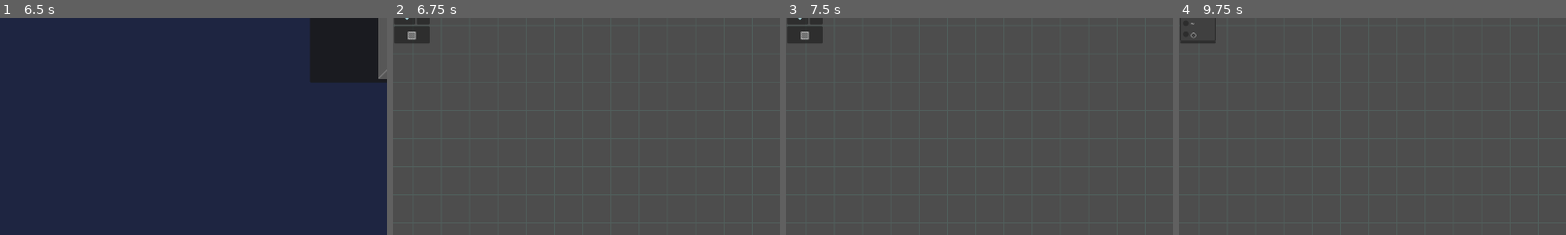
Above: before the commit, frames 1-4 (left to right).
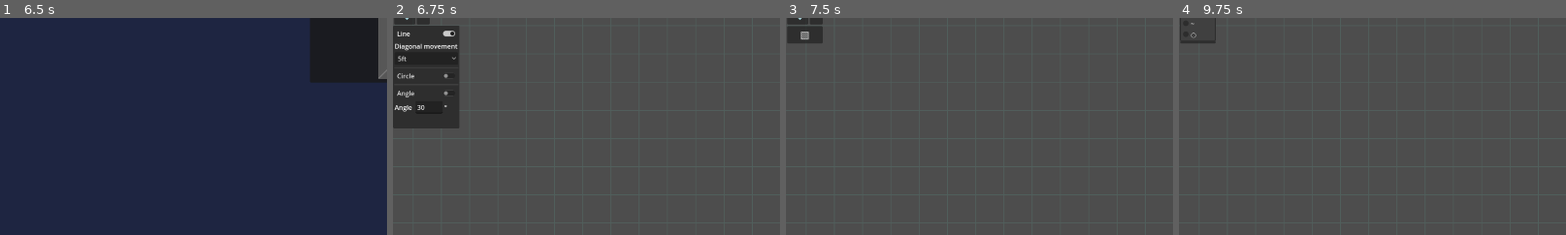
Above: after the commit, the same moments.

Repository: Khazlor/Open-VTT
Game: Godot game, scene res://scenes/main_menu.tscn
Two runs of this game, one before a commit and one after it. Both use one fixed random seed, a clock stepped at 60 frames per second and the inputs below.
Inputs (mouse positions are % of the whole screen's width and height, from its top left):
- Up to frame 1 (6.5 s): click "Campaigns" at 0.5 s; click "➔" at 1.25 s; click "Maps" at 2 s; click "Characters" at 2.75 s; click "Monsters" at 3.5 s; click "O" at 4.25 s; click "Campaigns" at 5 s; click "+" at 5.75 s
- Up to frame 2 (6.75 s): click (50, 19) at 6.5 s
- Up to frame 3 (7.5 s): click (95, 98) at 7.27 s; type "Alex" at 7.35 s
- Up to frame 4 (9.75 s): click "▦" at 8 s; click "➤" at 8.75 s; click "▧" at 9.5 s
The pictures show only the part of the screen within x 0-50%, y 16-66%; the shares and areas given below are measured in that part.

Frame 1 is identical in both runs. In frame 2, 6.9% of the frame differs, in the area x 0-18%, y 3-51%; in frame 3, less than 0.1%; in frame 4, less than 0.1%.

Commit message:
angle measurements

Diff:
--- a/Godot/UI/map_tools.tscn
+++ b/Godot/UI/map_tools.tscn
@@ -119,13 +119,14 @@
 [node name="MeasurePopupPanel" type="PopupPanel" parent="MarginContainer/VBoxContainer"]
 title = "Snap Settings"
 position = Vector2i(0, 190)
-size = Vector2i(165, 234)
+size = Vector2i(165, 254)
+visible = true
 
 [node name="VBoxContainer" type="VBoxContainer" parent="MarginContainer/VBoxContainer/MeasurePopupPanel"]
 offset_left = 4.0
 offset_top = 4.0
 offset_right = 161.0
-offset_bottom = 246.0
+offset_bottom = 250.0
 
 [node name="MeasureLineRadio" type="CheckButton" parent="MarginContainer/VBoxContainer/MeasurePopupPanel/VBoxContainer"]
 layout_mode = 2
@@ -164,13 +165,21 @@
 button_group = ExtResource("2_p381y")
 text = "Angle"
 
-[node name="MeasureAngleLabel3" type="Label" parent="MarginContainer/VBoxContainer/MeasurePopupPanel/VBoxContainer"]
-layout_mode = 2
-text = "Angle"
-
-[node name="MeasureAngleLabel2" type="Label" parent="MarginContainer/VBoxContainer/MeasurePopupPanel/VBoxContainer"]
-layout_mode = 2
-text = "Angle"
+[node name="HBoxContainer" type="HBoxContainer" parent="MarginContainer/VBoxContainer/MeasurePopupPanel/VBoxContainer"]
+layout_mode = 2
+
+[node name="MeasureAngleLabel3" type="Label" parent="MarginContainer/VBoxContainer/MeasurePopupPanel/VBoxContainer/HBoxContainer"]
+layout_mode = 2
+text = "Angle "
+
+[node name="MeasureAngleLineEdit" type="LineEdit" parent="MarginContainer/VBoxContainer/MeasurePopupPanel/VBoxContainer/HBoxContainer"]
+custom_minimum_size = Vector2(50, 30)
+layout_mode = 2
+text = "30"
+
+[node name="MeasureAngleLabel2" type="Label" parent="MarginContainer/VBoxContainer/MeasurePopupPanel/VBoxContainer/HBoxContainer"]
+layout_mode = 2
+text = "°"
 
 [node name="Button3" type="Button" parent="MarginContainer/VBoxContainer"]
 layout_mode = 2
@@ -224,6 +233,7 @@
 [connection signal="item_selected" from="MarginContainer/VBoxContainer/MeasurePopupPanel/VBoxContainer/SnapFractionOptionButton" to="." method="_on_snap_fraction_option_button_item_selected"]
 [connection signal="toggled" from="MarginContainer/VBoxContainer/MeasurePopupPanel/VBoxContainer/MeasureCircleRadio" to="." method="_on_measure_circle_radio_toggled"]
 [connection signal="toggled" from="MarginContainer/VBoxContainer/MeasurePopupPanel/VBoxContainer/MeasureAngleRadio" to="." method="_on_measure_angle_radio_toggled"]
+[connection signal="text_changed" from="MarginContainer/VBoxContainer/MeasurePopupPanel/VBoxContainer/HBoxContainer/MeasureAngleLineEdit" to="." method="_on_line_edit_text_changed"]
 [connection signal="focus_entered" from="MarginContainer2/VBoxContainer/SpinBox" to="." method="_on_spin_box_focus_entered"]
 [connection signal="value_changed" from="MarginContainer2/VBoxContainer/SpinBox" to="." method="_on_spin_box_value_changed"]
 [connection signal="popup_closed" from="MarginContainer2/VBoxContainer/ColorPickerButton" to="." method="_on_color_picker_button_popup_closed"]
--- /dev/null
+++ b/Godot/componens/CustomArc.gd
@@ -0,0 +1,37 @@
+extends Control
+
+class_name CustomArc
+
+var center: Vector2
+var radius = 0:
+	set(value):
+		radius = value
+		self.queue_redraw()
+var angle_direction = 0
+var angle_size = 0
+
+#do not modify
+
+# Called when the node enters the scene tree for the first time.
+func _ready():
+	pass
+
+# Called every frame. 'delta' is the elapsed time since the previous frame.
+func _process(delta):
+	pass
+
+func _draw(): #elipse aproximation algorithm from https://www.geeksforgeeks.org/how-to-discretize-an-ellipse-or-circle-to-a-polygon-using-c-graphics/
+	var angle = angle_direction-deg_to_rad(angle_size)/2
+	var angle_shift_rad = deg_to_rad(4)
+	var pointArray: PackedVector2Array
+	print("center pos ",center, self.position)
+	pointArray.append(Vector2(0,0))
+	pointArray.append(Vector2(radius * cos(angle), radius * sin(angle)))
+	for i in range(angle_size/4):
+		angle += angle_shift_rad
+		pointArray.append(Vector2(radius * cos(angle), radius * sin(angle)))
+	angle = angle_direction+deg_to_rad(angle_size)/2
+	pointArray.append(Vector2(radius * cos(angle), radius * sin(angle)))
+	pointArray.append(Vector2(0,0))
+	draw_colored_polygon(pointArray, Globals.colorBack)
+	draw_polyline(pointArray, Globals.colorLines, Globals.lineWidth, false)
--- a/Godot/resources/globals.gd
+++ b/Godot/resources/globals.gd
@@ -3,6 +3,7 @@
 
 var snapping = false
 var measureTool = 1 #1 == line | 2 == circle | 3 == angle
+var measureAngle = 30
 var snappingFraction = 1
 var tool = "rect"
 var colorLines = Color(0,0,0,1)
--- a/Godot/scenes/map.tscn
+++ b/Godot/scenes/map.tscn
@@ -96,7 +96,7 @@
 [node name="Sprite2D" type="Sprite2D" parent="ParallaxBackground/ParallaxLayer"]
 modulate = Color(0.360784, 0.545098, 0.509804, 0.309804)
 texture_filter = 2
-texture_repeat = 2
+texture_repeat = 3
 texture = ExtResource("7_uhnxr")
 region_enabled = true
 region_rect = Rect2(0, 0, 70000, 70000)
--- a/Godot/scripts/draw.gd
+++ b/Godot/scripts/draw.gd
@@ -11,6 +11,7 @@
 var current_label: Label
 var current_circle: CustomCircle
 var current_ellipse: CustomEllipse
+var current_arc: CustomArc
 var begin: Vector2
 var min_max_x_y: Vector4 # min_x min_y max_x max_y
 
@@ -409,28 +410,27 @@
 					pressed = event.pressed
 					#just pressed - create objects
 					if pressed:
+						begin = mouse_pos
+						current_arc = CustomArc.new()
+						current_arc.set_position(mouse_pos)
+						current_arc.center = begin
+						current_arc.angle_size = Globals.measureAngle
+						lines.add_child(current_arc)
 						current_rect = ColorRect.new()
-						current_rect.color = Color(0,0,0,0)
-						current_line = Line2D.new()
-						current_line.default_color = Globals.colorLines
-						current_line.width = Globals.lineWidth
+						current_rect.set_size(Vector2(0,0))
+						current_label = Label.new()
 						lines.add_child(current_rect)
-						current_rect.add_child(current_line)
-						var pos = mouse_pos
-						min_max_x_y = Vector4(pos.x, pos.y, pos.x, pos.y)
-						current_line.add_point(pos)
+						current_rect.add_child(current_label)
 				#moved - modify objects
 				if event is InputEventMouseMotion && pressed and Input.is_mouse_button_pressed(MOUSE_BUTTON_LEFT):
-					var pos = mouse_pos
-					if min_max_x_y.x > pos.x: #min x
-						min_max_x_y.x = pos.x
-					if min_max_x_y.y > pos.y: #min y
-						min_max_x_y.y = pos.y
-					if min_max_x_y.z < pos.x: #max x
-						min_max_x_y.z = pos.x
-					if min_max_x_y.w < pos.y: #max y
-						min_max_x_y.w = pos.y
-					current_line.add_point(pos)
+					current_arc.angle_direction = (mouse_pos - begin).angle()
+					print(begin.angle_to(mouse_pos))
+					current_arc.radius = begin.distance_to(mouse_pos)
+					current_label.text = str(snapped(begin.distance_to(mouse_pos)/14, 0.01)) + " ft"
+					current_rect.set_position(mouse_pos)
+					current_label.set_anchors_and_offsets_preset(Control.PRESET_CENTER_BOTTOM, Control.PRESET_MODE_KEEP_SIZE)
+					print(current_arc.center, begin)
+					print(current_arc.radius, " ", current_arc.angle_size, " ", current_arc.angle_direction, mouse_pos)
 
 		if Globals.tool == "select":
 			if event is InputEventMouseButton and Input.is_mouse_button_pressed(MOUSE_BUTTON_LEFT):
--- a/Godot/scripts/map_tools.gd
+++ b/Godot/scripts/map_tools.gd
@@ -92,3 +92,7 @@
 func _on_measure_angle_radio_toggled(button_pressed):
 	if button_pressed:
 		Globals.measureTool = 3
+
+
+func _on_line_edit_text_changed(new_text):
+	Globals.measureAngle = int($MarginContainer/VBoxContainer/MeasurePopupPanel/VBoxContainer/HBoxContainer/MeasureAngleLineEdit.text)
